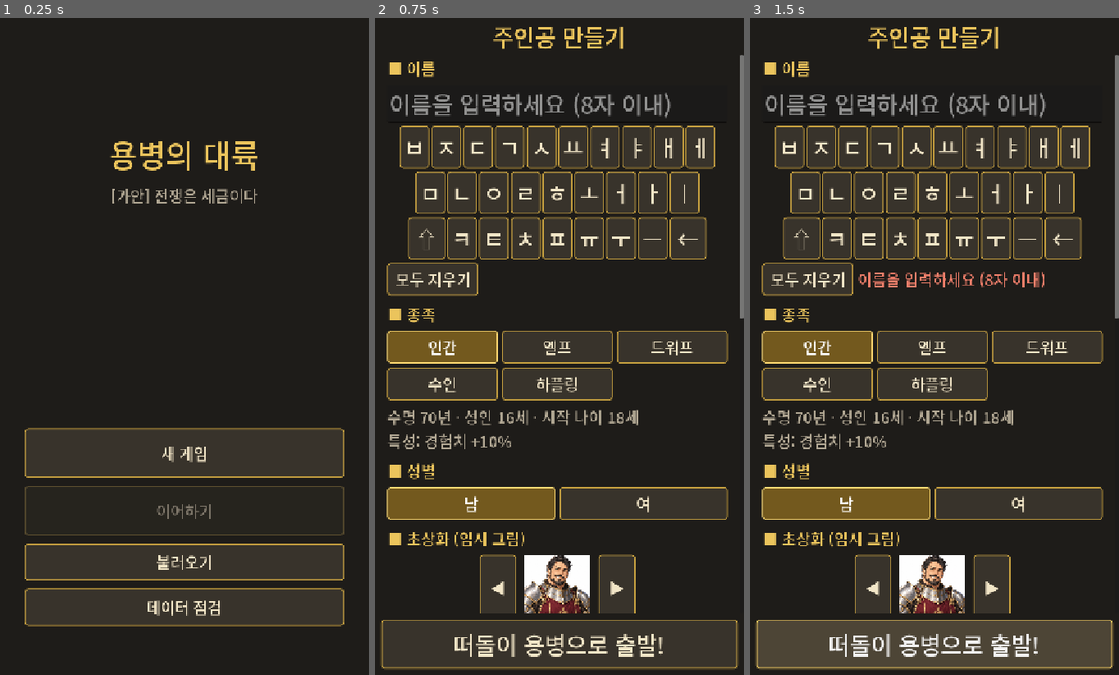
Above: before the commit, frames 1-3 (left to right).
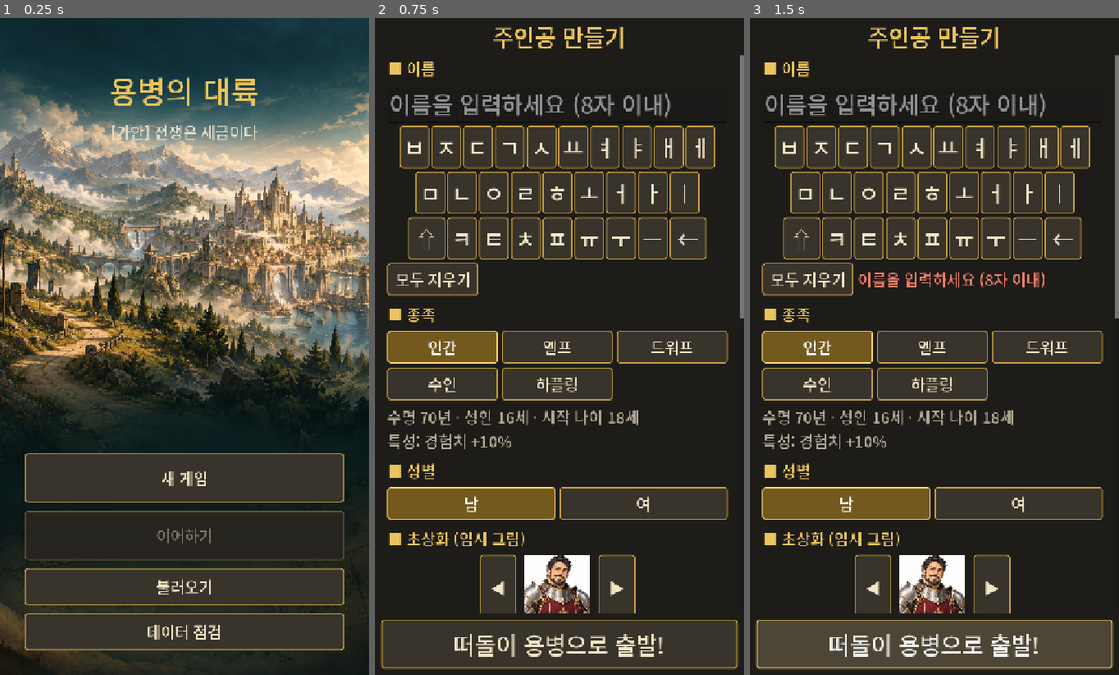
Above: after the commit, the same moments.

Repository: KODAKARA2/Stat
Game: Godot game, scene res://ui/title/title_screen.tscn
Same seed, same stepped clock (60 frames per second), same inputs: the game is played once before the commit and once after it.
Inputs:
- Up to frame 1 (0.25 s): no input
- Up to frame 2 (0.75 s): click "새 게임" at 0.5 s
- Up to frame 3 (1.5 s): click "떠돌이 용병으로 출발!" at 1.25 s

The runs differ from the first frame. In frame 1, 64% of the frame differs, in the area x 0-100%, y 0-99%; in frame 2, nothing differs; in frame 3, nothing differs.

Commit message:
feat: clarify goals and monthly decisions with illustrated title and save feedback

Diff:
--- a/core/event_bus.gd
+++ b/core/event_bus.gd
@@ -5,6 +5,7 @@
 signal month_started(year: int, month: int)
 signal month_ready(year: int, month: int)  # 모든 월초 처리 완료, 자동 저장 경계
 signal month_ended(year: int, month: int)
+signal save_failed(message: String)
 signal game_saved(slot: String)
 signal game_loaded(slot: String)
 signal action_executed(actor_id: String, action_id: String, result: Dictionary)
--- a/core/save_manager.gd
+++ b/core/save_manager.gd
@@ -76,8 +76,8 @@
 	return true
 
 func _on_month_ready(_year: int, _month: int) -> void:
-	if game_in_progress:
-		save_game(AUTO_SLOT)
+	if game_in_progress and not save_game(AUTO_SLOT):
+		EventBus.save_failed.emit(last_error)
 
 func _fail(message: String) -> bool:
 	last_error = message
@@ -107,7 +107,7 @@
 	var date: Dictionary = data["time"]
 	if not _number(date.get("year")) or not _number(date.get("month")):
 		return false
-	if date["year"] < 1 or date["month"] < 1 or date["month"] > 12 or float(date["month"]) != floor(float(date["month"])):
+	if float(date["year"]) != floor(float(date["year"])) or date["year"] < 1 or date["month"] < 1 or date["month"] > 12 or float(date["month"]) != floor(float(date["month"])):
 		return false
 	var state: Dictionary = data["state"]
 	for key: String in ["officers", "cities", "nations", "relations", "diplomacy", "flags"]:
@@ -140,6 +140,9 @@
 				return false
 		if not officer.get("skills") is Array or not officer.get("alive") is bool:
 			return false
+	for nation: Dictionary in state["nations"].values():
+		if not nation.get("alive") is bool or not _number(nation.get("gold")) or not _number(nation.get("food")):
+			return false
 	for city: Dictionary in state["cities"].values():
 		if not city.get("nation") is String or not state["nations"].has(city["nation"]):
 			return false
--- a/tests/save_regression.gd
+++ b/tests/save_regression.gd
@@ -47,11 +47,13 @@
 	check(int(GameState.player()["gold"]) == old_gold, "backup restores previous valid state")
 	check(SaveManager.peek("regression_backup").get("backup", false), "preview identifies recovered backup")
 	var good: Dictionary = {"version": 1, "rng": RNG.to_save(), "time": TimeManager.to_save(), "state": GameState.to_save().duplicate(true)}
-	for kind: String in ["future", "month", "shape", "player", "city"]:
+	for kind: String in ["future", "month", "year", "shape", "player", "city", "nation"]:
 		var bad: Dictionary = good.duplicate(true)
 		match kind:
 			"future": bad["version"] = 999
 			"month": bad["time"]["month"] = 13
+			"year": bad["time"]["year"] = 1.5
+			"nation": bad["state"]["nations"]["leonhart"] = {}
 			"shape": bad["state"]["officers"] = []
 			"player": bad["state"]["player_id"] = "missing"
 			"city": bad["state"]["officers"][GameState.player_id]["city"] = "missing"
--- a/ui/map/city_panel.gd
+++ b/ui/map/city_panel.gd
@@ -37,10 +37,22 @@
 	_content.add_child(UiKit.label(UiKit.city_name(city), 36, Color.html(nation.get("color", "#cccccc")).lightened(0.25)))
 	_content.add_child(UiKit.label(tr(row.get("desc_key", "")), 24, UiKit.MUTED, true))
 
+	var goal: PanelContainer = UiKit.panel(Color("263c3b"), 12)
+	var goal_text: VBoxContainer = UiKit.vbox(4)
+	goal.add_child(goal_text)
+	goal_text.add_child(UiKit.label(Career.next_rank_text(player), 22, UiKit.GOLD, true))
+	var tip: String = "길드에서 의뢰를 수주하고 출발하세요. 수주는 행동력을 쓰지 않습니다."
+	if not Guild.active_quests(player).is_empty():
+		tip = "받은 의뢰의 도시·기한을 확인한 뒤 출발하세요."
+	if int(GameState.player().get("ap", 0)) == 0:
+		tip = "이번 달 행동을 마쳤습니다. 아래 [다음 달로]를 눌러 행동력을 회복하세요."
+	goal_text.add_child(UiKit.label(tip, 22, UiKit.TEXT, true))
+	_content.add_child(goal)
+
 	# 내 행동
 	_content.add_child(UiKit.label("■ " + tr("CITY_MY_ACTIONS"), 24, UiKit.GOLD))
 	var actions: GridContainer = GridContainer.new()
-	actions.columns = 3
+	actions.columns = 2 if Settings.scale() >= 1.5 else 3
 	actions.add_theme_constant_override("h_separation", 8)
 	actions.add_theme_constant_override("v_separation", 8)
 	_content.add_child(actions)
@@ -50,6 +62,11 @@
 	var rest: Button = UiKit.button(_action_text("ACTION_REST", "rest"), _do.bind("rest", {}, ""))
 	var tavern: Button = UiKit.button(_action_text("CITY_TAVERN", "tavern"), _tavern)
 	var shop: Button = UiKit.button(tr("CITY_SHOP") + "\n" + tr("UI_AP_FREE"), _open_shop)
+	for pair: Array in [[rest, "rest"], [tavern, "tavern"]]:
+		var reason: String = Actions.can_execute(pair[1], player)
+		pair[0].disabled = reason != ""
+		pair[0].tooltip_text = reason
+	train.disabled = int(GameState.player().get("ap", 0)) < Actions.ap_cost("train", player)
 	var row_buttons: Array = [train, rest, tavern, shop]
 	if not Career.is_vassal(player) and GameState.city_owner(city) != "" and Officers.rank_order(player) >= int(Career.cfg("serve", "min_rank_order", 2)):
 		row_buttons.append(UiKit.button(_action_text("CITY_SERVE", "serve"), _serve))
@@ -99,7 +116,9 @@
 		_content.add_child(UiKit.label(tr("GUILD_MY_QUESTS"), 24, UiKit.MUTED))
 		for q: Dictionary in mine:
 			var go: Button = UiKit.button(tr("GUILD_GO") + "\n" + tr("UI_AP_COST") % Actions.ap_cost("subjugate", player), _start_quest.bind(q["id"]), 88)
-			go.disabled = q["city"] != city
+			var reason: String = Actions.can_execute("subjugate", player, {"quest": q["id"]})
+			go.disabled = reason != ""
+			go.tooltip_text = reason
 			_content.add_child(_quest_row(q, go, true))
 	var board: Array = Guild.city_quests(city)
 	if board.is_empty():
--- a/ui/map/map_screen.gd
+++ b/ui/map/map_screen.gd
@@ -64,10 +64,12 @@
 	EventBus.month_started.connect(func(_y: int, _m: int) -> void:
 		_refresh_all()
 		_show_report())
-	_next_month.text = tr("BOOT_NEXT_MONTH")
+	_status.autowrap_mode = TextServer.AUTOWRAP_WORD_SMART
+	_stats.columns = 2 if Settings.scale() >= 1.5 else 4
+	EventBus.save_failed.connect(func(message: String) -> void: _show_toast(message))
 	for big: Control in [_date, _city_name, _next_month]:   # 장면 파일에 적힌 36 → 글씨 크기 설정 반영
-		big.add_theme_font_size_override("font_size", Settings.fs(36))
-	_next_month.pressed.connect(TimeManager.advance_month)
+		big.add_theme_font_size_override("font_size", Settings.fs(28 if big == _next_month else 36))
+	_next_month.pressed.connect(_request_next_month)
 	_city_action.pressed.connect(_on_city_action)
 	# [자세히 ▶] 버튼: 도시 이름 줄 오른쪽 끝
 	var name_row: HBoxContainer = UiKit.hbox(8)
@@ -90,6 +92,7 @@
 	_build_tabs()
 	_show_city(Officers.get_state(GameState.player_id).get("city", ""))
 	_refresh_all()
+	_show_report()
 	# 레이아웃이 잡힌 다음 프레임에 지도를 맞춘다
 	for arg: String in OS.get_cmdline_user_args():   # 개발용: --city=도시id 로 주인공을 그 도시에 두고 보기
 		if arg.begins_with("--city="):
@@ -97,6 +100,9 @@
 			_show_city(arg.trim_prefix("--city="))
 	await get_tree().process_frame
 	_focus_player()
+	if SaveManager.recovered_backup:
+		_show_toast("저장 손상이 감지되어 이전 정상 백업을 불러왔습니다.")
+		SaveManager.recovered_backup = false
 	_middle.resized.connect(_focus_player)   # 아래 정보창 높이가 바뀌면 다시 맞춘다
 	for arg: String in OS.get_cmdline_user_args():   # 개발용: --event=이벤트id 로 이벤트 바로 보기
 		if arg.begins_with("--event="):
@@ -191,6 +197,9 @@
 func _refresh_all() -> void:
 	_date.text = tr("BOOT_DATE") % [TimeManager.year, TimeManager.month, TimeManager.season_name()]
 	var p: Dictionary = GameState.player()
+	var ap: int = int(p.get("ap", 0))
+	_next_month.text = "다음 달로 · 행동력 %d 남음" % ap if ap > 0 else "다음 달로 · 행동력 회복"
+	_next_month.tooltip_text = "남은 행동력은 이월되지 않습니다. 월급·전쟁·의뢰 기한을 정산하고 다음 달을 시작합니다."
 	var max_ap: int = Officers.max_ap(GameState.player_id)
 	var dots: String = "●".repeat(int(p["ap"])) + "○".repeat(maxi(0, max_ap - int(p["ap"])))
 	_status.text = MercGrade.label(GameState.player_id) + "   " + tr("HUD_STATUS") % [dots, int(p["energy"]), Fmt.num(int(p["gold"]))]
@@ -249,7 +258,10 @@
 	if city_id == here:
 		_city_action.text = tr("MAP_OPEN_CITY")
 	elif _world.is_adjacent(here, city_id):
+		var reason: String = Actions.can_execute("move", GameState.player_id, {"to": city_id})
 		_city_action.text = tr("ACTION_MOVE") + " " + tr("UI_AP_COST") % Actions.ap_cost("move", GameState.player_id)
+		_city_action.disabled = reason != ""
+		_city_action.tooltip_text = reason
 	else:
 		_city_action.text = tr("MAP_FAR_AWAY") % (_world.path(here, city_id).size() - 1)
 		_city_action.disabled = true
@@ -329,7 +341,7 @@
 		_toast_tween.kill()
 	_toast.modulate.a = 1.0
 	_toast_tween = create_tween()
-	_toast_tween.tween_interval(1.4)
+	_toast_tween.tween_interval(clampf(text.length() * 0.06, 2.5, 7.0))
 	_toast_tween.tween_property(_toast, "modulate:a", 0.0, 0.4)
 
 
@@ -356,7 +368,6 @@
 	var report: Dictionary = GameState.flags.get("report", {})
 	if report.is_empty():
 		return
-	GameState.flags.erase("report")
 	var box: VBoxContainer = UiKit.vbox(6)
 	box.add_child(UiKit.label(tr("REPORT_TITLE") % [int(report["year"]), int(report["month"])], 36, UiKit.GOLD))
 	var scroll: ScrollContainer = ScrollContainer.new()
@@ -385,7 +396,9 @@
 		v.add_child(UiKit.label("■ " + tr("REPORT_PLANNED"), 24, UiKit.GOLD))
 		for p: Dictionary in planned:
 			v.add_child(UiKit.label(tr("REPORT_PLAN_LINE") % [Diplomacy.nation_name(p["attacker"]), UiKit.city_name(p["to"]), Diplomacy.nation_name(p["defender"])], 24, UiKit.BAD, true))
-	Modal.open(_hud, box).closed.connect(_check_event, CONNECT_DEFERRED)
+	Modal.open(_hud, box).closed.connect(func() -> void:
+		GameState.flags.erase("report")
+		_check_event.call_deferred())
 
 
 ## 술집 시비 → 결투 창. 끝나면 결과를 알린다.
@@ -482,3 +495,18 @@
 		if n != "":
 			Officers.get_state(child_id)["name"] = n
 		_check_event.call_deferred())
+
+
+## 남은 행동력을 실수로 버리지 않도록 월말 결과를 먼저 안내한다.
+func _request_next_month() -> void:
+	var ap: int = int(GameState.player().get("ap", 0))
+	if ap <= 0:
+		TimeManager.advance_month()
+		return
+	var box: VBoxContainer = UiKit.vbox(12)
+	box.add_child(UiKit.label("이번 달을 마칠까요?", 32, UiKit.GOLD))
+	box.add_child(UiKit.label("행동력이 %d 남았습니다. 남은 행동력은 이월되지 않습니다.\n월급·전쟁·의뢰 기한을 정산한 뒤 다음 달 행동력을 회복하고 자동 저장합니다." % ap, 24, UiKit.TEXT, true))
+	var modal: Modal = Modal.open(_hud, box, "UI_CLOSE")
+	box.add_child(UiKit.button("이번 달 마치기", func() -> void:
+		modal.close()
+		TimeManager.advance_month(), 72))
--- a/ui/map/menu_panel.gd
+++ b/ui/map/menu_panel.gd
@@ -67,18 +67,22 @@
 func _save(slot: String, number: int) -> void:
 	if SaveManager.save_game(slot):
 		toast_requested.emit(tr("MENU_SAVED") % number)
+	else:
+		toast_requested.emit(SaveManager.last_error)
 	refresh()
 
 
 static func slot_text(slot: String, number: int) -> String:
 	var info: Dictionary = SaveManager.peek(slot)
 	if info.is_empty():
-		return TranslationServer.translate("MENU_SLOT_EMPTY") % number
+		if SaveManager.has_save(slot):
+			return "손상된 저장 · 다른 슬롯을 선택해 주세요"
+		return "자동 저장 없음" if slot == SaveManager.AUTO_SLOT else TranslationServer.translate("MENU_SLOT_EMPTY") % number
 	var key: String = "MENU_AUTO_INFO" if slot == SaveManager.AUTO_SLOT else "MENU_SLOT_INFO"
 	var args: Array = [int(info["year"]), int(info["month"]), info["name"], TranslationServer.translate(info["rank_key"])]
 	if slot != SaveManager.AUTO_SLOT:
 		args.push_front(number)
-	return TranslationServer.translate(key) % args
+	return (TranslationServer.translate(key) % args) + (" · 백업 복구" if info.get("backup", false) else "")
 
 
 ## 불러오기 버튼들 (자동 저장 + 수동 슬롯). 비어 있으면 꺼진다. 타이틀 화면에서도 쓴다.
@@ -88,7 +92,9 @@
 		var slot: String = slots[i]
 		var b: Button = UiKit.button(slot_text(slot, i), func() -> void:
 			if SaveManager.load_game(slot):
-				tree.change_scene_to_file("res://ui/map/map_screen.tscn"), 80)
+				tree.change_scene_to_file("res://ui/map/map_screen.tscn")
+			else:
+				Modal.open(tree.current_scene, UiKit.label(SaveManager.last_error, 24, UiKit.BAD, true)), 80)
 		b.disabled = not SaveManager.has_save(slot)
 		b.autowrap_mode = TextServer.AUTOWRAP_WORD_SMART
 		box.add_child(b)
--- a/ui/title/title_screen.gd
+++ b/ui/title/title_screen.gd
@@ -7,13 +7,21 @@
 	var bg: Panel = Panel.new()
 	bg.set_anchors_preset(Control.PRESET_FULL_RECT)
 	add_child(bg)
+	var art: TextureRect = TextureRect.new()
+	art.texture = load("res://assets/backgrounds/title_continent.png")
+	art.expand_mode = TextureRect.EXPAND_IGNORE_SIZE
+	art.stretch_mode = TextureRect.STRETCH_KEEP_ASPECT_COVERED
+	art.set_anchors_and_offsets_preset(Control.PRESET_FULL_RECT)
+	art.mouse_filter = Control.MOUSE_FILTER_IGNORE
+	art.texture_filter = CanvasItem.TEXTURE_FILTER_LINEAR
+	add_child(art)
 
 	var margin: MarginContainer = MarginContainer.new()
 	margin.set_anchors_preset(Control.PRESET_FULL_RECT)
 	for side: String in ["left", "right"]:
 		margin.add_theme_constant_override("margin_" + side, 48)
-	margin.add_theme_constant_override("margin_top", 220)
-	margin.add_theme_constant_override("margin_bottom", 96)
+	margin.add_theme_constant_override("margin_top", 96)
+	margin.add_theme_constant_override("margin_bottom", 48)
 	add_child(margin)
 
 	var v: VBoxContainer = UiKit.vbox(16)
@@ -22,6 +30,8 @@
 	title.horizontal_alignment = HORIZONTAL_ALIGNMENT_CENTER
 	v.add_child(title)
 	var sub: Label = UiKit.label(tr("GAME_SUBTITLE"), 24, UiKit.MUTED)
+	sub.add_theme_color_override("font_color", Color("e8e1c9"))
+	sub.autowrap_mode = TextServer.AUTOWRAP_WORD_SMART
 	sub.horizontal_alignment = HORIZONTAL_ALIGNMENT_CENTER
 	v.add_child(sub)
 
@@ -46,3 +56,5 @@
 func _continue() -> void:
 	if SaveManager.load_game(SaveManager.AUTO_SLOT):
 		get_tree().change_scene_to_file("res://ui/map/map_screen.tscn")
+	else:
+		Modal.open(self, UiKit.label(SaveManager.last_error, 24, UiKit.BAD, true))
Binary file added: assets/backgrounds/title_continent.png
Not shown, added: assets/backgrounds/title_continent.png.import
Not shown, changed: export_presets.cfg
Not shown, added: tests/save_regression.gd.uid
Not shown, changed: README.md
Not shown, changed: assets/CREDITS.md
Not shown, added: tools/verify.sh
